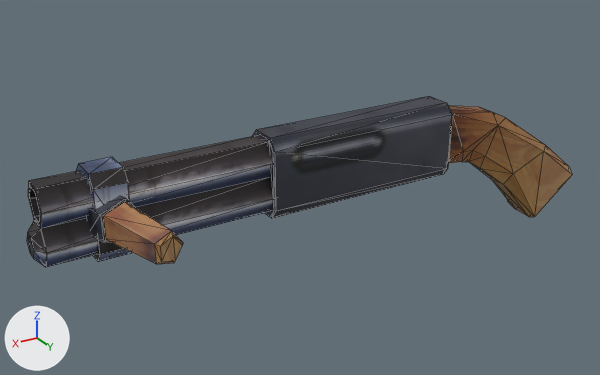
The glTF model meshes/shotgun.glb as it was, and as the next commit left it.
Rendered twice from a 50 mm camera at (31.1, 43.2, 18.9) aimed at (5.0, -0.4, -2.9). The axes (+X, +Y, +Z) are drawn at lower left. The lights are the same throughout. Mesh edges are drawn as thin lines. Where no turn or scale is listed for an object, it has been applied to the vertices. Vertices at the same position are counted once.

Names of what the first picture shows: 'Shotgun'.
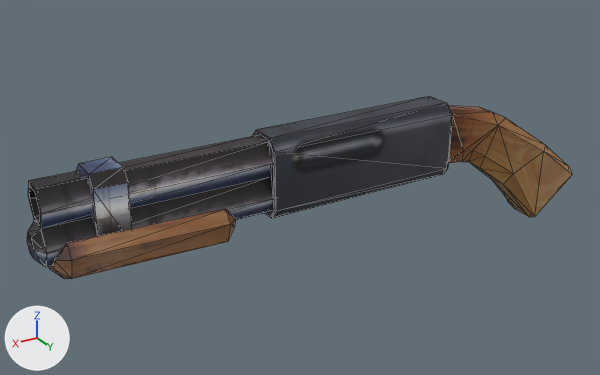
Commit message: Shotgun pump

Edits to the bpy script that builds the scene:
```text
Add mat_material:
    mat_material = principled_material('Material')
    mat_material.texture = img_shotgun_texture
Change me_cylinder_001:
    where me_cylinder_001.from_pydata(...)  # 153 vertices, 294 faces; spans x -19.8..22.7, y -1.7..6.7, z -9.8..1.5
    used by ob_shotgun; location = (0.0, 0.0, 0.0)
    me_cylinder_001 part 1: the loose piece of 25 vertices spanning x 16.1..19.6, y 0.7..6.7, z -2.6..0.1 is deleted
Add me_cylinder:
    me_cylinder.from_pydata(...)  # 36 vertices, 68 faces; spans x -6.15..5.04, y -2.17..2.4, z 1.19..4.35
    me_cylinder.materials.append(mat_material)  # picture img_shotgun_texture
Add ob_cylinder:
    ob_cylinder = bpy.data.objects.new('Cylinder', me_cylinder)
    ob_cylinder.location = (16.83, -0.08, -6.3)
```

Pixel boxes (x1, y1, x2, y2) of what changed, in the pictures (600 x 375 px):
'Cylinder', added (brown)
    after: (49, 209, 236, 279)
part 1 of me_cylinder_001, deleted (brown)
    before: (87, 195, 183, 264)
